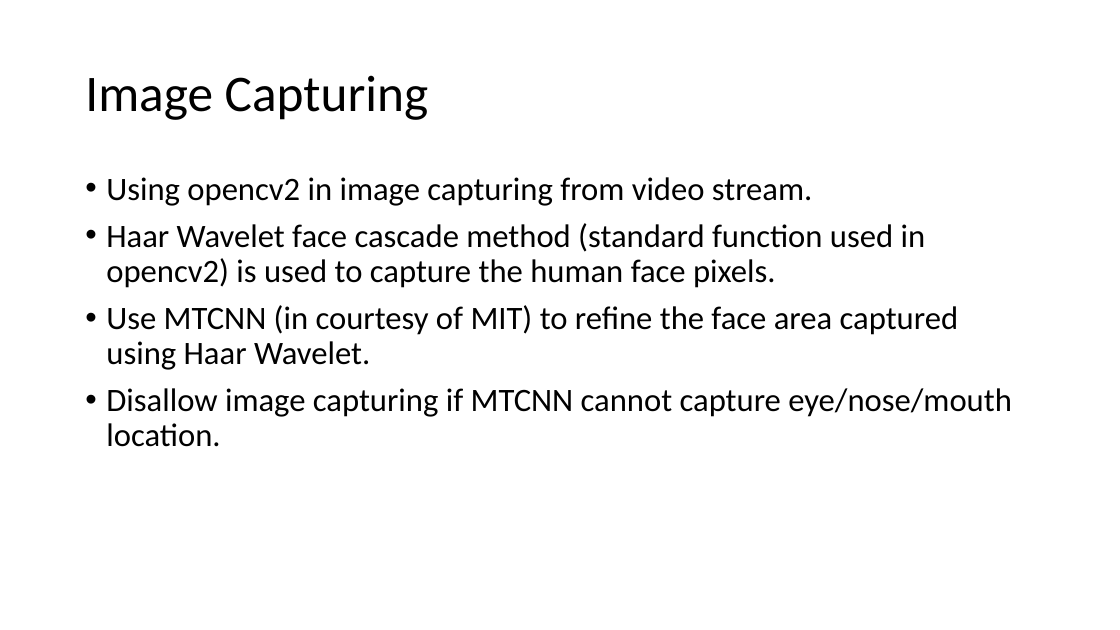
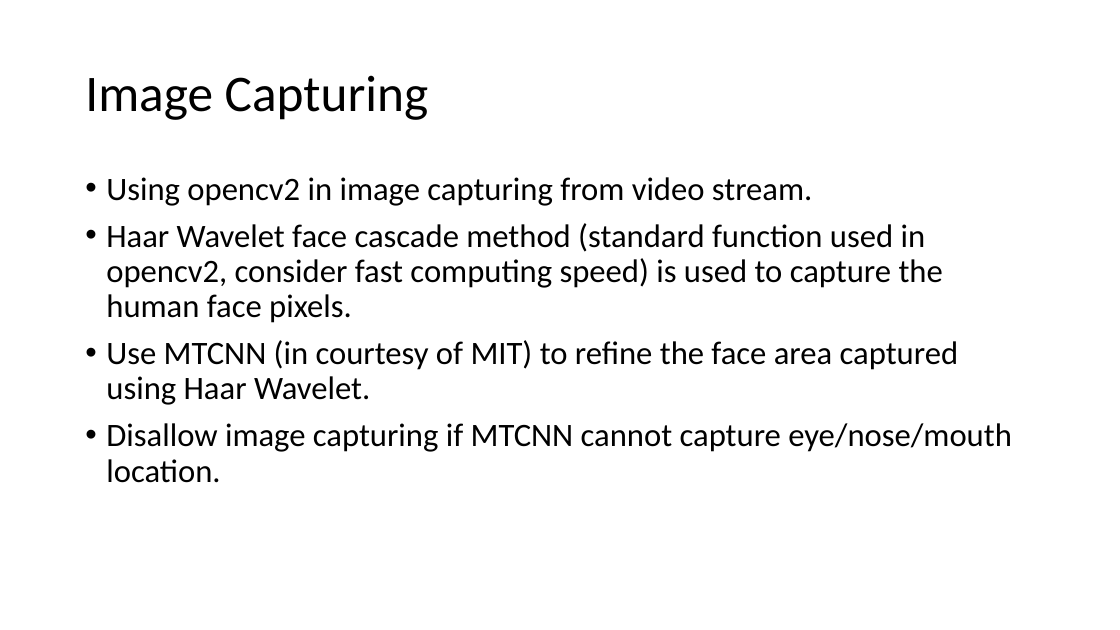
Before and after one commit to optimusium/capstone4, a slide deck: slide 8 of Face Recognition.pptx. Drawn at 1120x630 pixels with LibreOffice and Linux fonts; fonts in the diff are those of the drawing. Boxes give left, top, right and bottom in pixels: in the first picture for what was removed or moved away, otherwise in the second. Text is boxed around its words. In the diff, an @@ line names an element or a change of style, - is before the commit and + after.

```diff
--- a/Face Recognition.pptx
+++ b/Face Recognition.pptx
@@ text at [106,223,943,323]: text changed @@
-• Haar Wavelet face cascade method (standard function used in opencv2) is used to capture the human face pixels.
+• Haar Wavelet face cascade method (standard function used in opencv2, consider fast computing speed) is used to capture the human face pixels.
```
Also in this commit, not shown: 11 other slides changed, 2 slides added, 3 slides removed.
